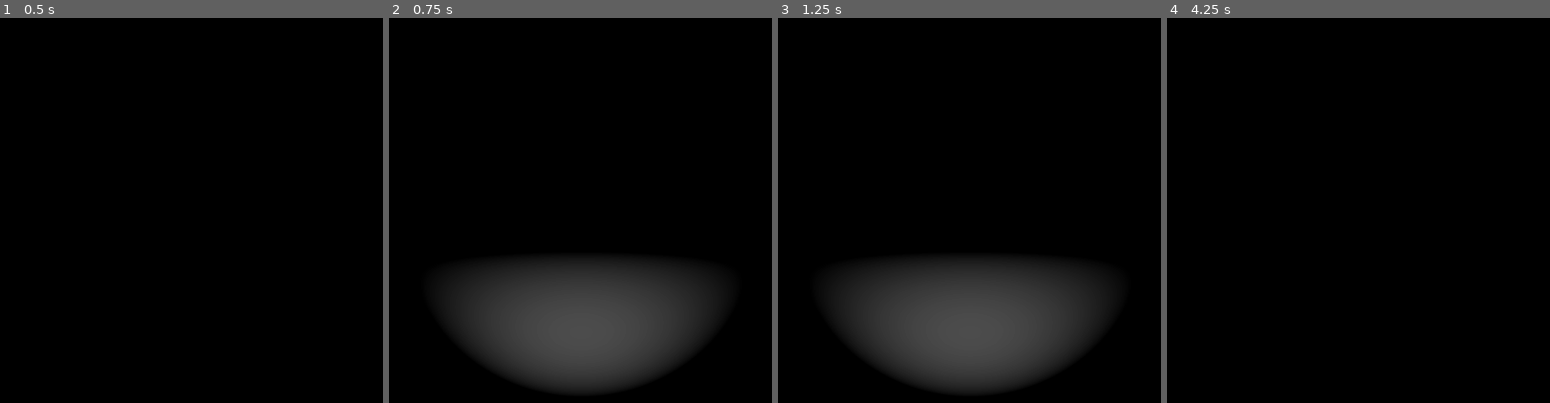
Above: before the commit, frames 1-4 (left to right).
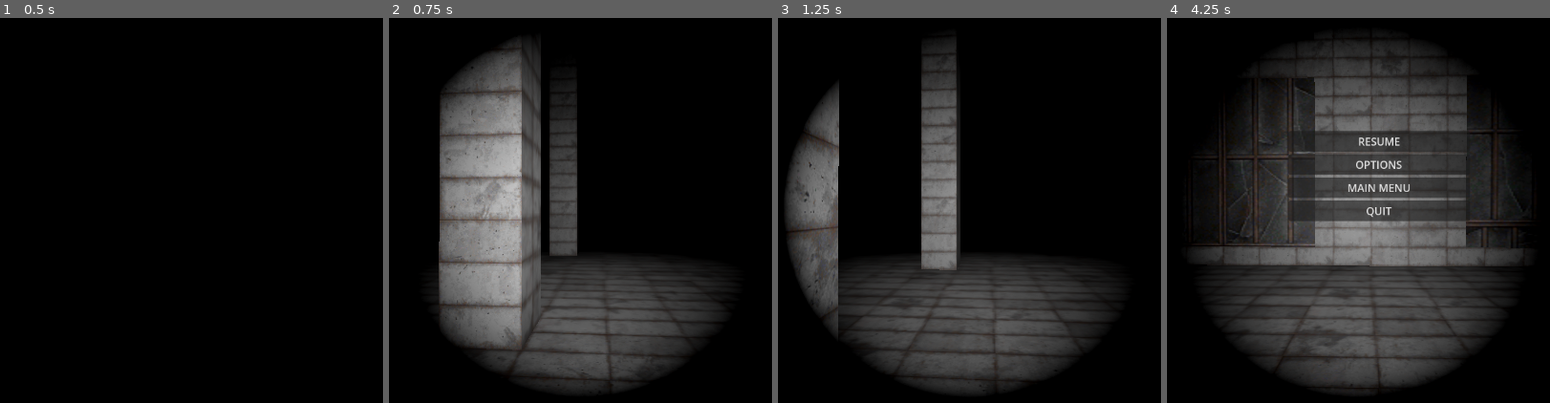
Above: after the commit, the same moments.

Repository: edclo74/The_Call
Game: Godot game, scene res://Scenes/player_movement.tscn
Same seed, same stepped clock (60 frames per second), same inputs: the game is played once before the commit and once after it. This scene is started directly instead of the project's main scene.
Inputs (mouse positions are in pixels of both pictures, inside the frame that each line leads up to):
- Up to frame 1 (0.5 s): no input
- Up to frame 2 (0.75 s): tap Enter at 0.5 s; move the mouse to (622, 210) at 0.52 s; hold W (move_forward) from 0.53 s (still down); tap F (flashlight) at 0.6 s
- Up to frame 3 (1.25 s): keep holding W (move_forward)
- Up to frame 4 (4.25 s): keep holding W (move_forward); move the mouse to (1320, 210) at 1.27 s; tap Shift (move_sprint) at 1.35, 2.85 s; move the mouse to (1377, 202) at 2.02 s; tap F (flashlight) at 2.1, 3.6 s; tap Space at 2.75 s; move the mouse to (1350, 218) at 2.77 s; tap Enter at 3.5 s; move the mouse to (1415, 214) at 3.52 s; tap Escape (pause_menu, bound only after the commit) at 4.15 s

Frame 1 is identical in both runs. In frame 2, 22% of the frame differs, in the area x 12-74%, y 5-96%; in frame 3, 12%; in frame 4, 55%, in the area x 6-94%, y 5-98%.

Commit message:
Added a map and early development of a game menu

Diff:
--- /dev/null
+++ b/Scenes/PlayerController.tscn
@@ -0,0 +1,40 @@
+[gd_scene format=3 uid="uid://di7i10565cjnc"]
+
+[ext_resource type="Script" uid="uid://vsk426dhulub" path="res://character_body_3d.gd" id="1_eplni"]
+[ext_resource type="Script" uid="uid://6bsvigauc3dq" path="res://Scenes/spot_light_3d.gd" id="2_crrsd"]
+[ext_resource type="PackedScene" uid="uid://d1m5agl1nhlaf" path="res://pause_menu.tscn" id="2_rrwoe"]
+
+[sub_resource type="CapsuleMesh" id="CapsuleMesh_b052v"]
+
+[sub_resource type="CapsuleShape3D" id="CapsuleShape3D_k0mwo"]
+
+[node name="CharacterBody3D" type="CharacterBody3D" unique_id=1351378724]
+script = ExtResource("1_eplni")
+
+[node name="PauseMenu" parent="." unique_id=234391712 instance=ExtResource("2_rrwoe")]
+mouse_filter = 2
+
+[node name="Camera3D" type="Camera3D" parent="." unique_id=634130509]
+transform = Transform3D(-0.99650747, 0, -0.08350402, 0, 1, 0, 0.08350402, 0, -0.99650747, 0, 0.59604347, 0.5718729)
+
+[node name="MeshInstance3D" type="MeshInstance3D" parent="." unique_id=1920706158]
+transform = Transform3D(1, 0, 0, 0, 1, 0, 0, 0, 1, -0.00010415912, -0.004111767, 0.0047706366)
+mesh = SubResource("CapsuleMesh_b052v")
+
+[node name="CollisionShape3D" type="CollisionShape3D" parent="." unique_id=1954298449]
+shape = SubResource("CapsuleShape3D_k0mwo")
+
+[node name="Hand" type="Node3D" parent="." unique_id=77465561]
+transform = Transform3D(0.99999994, 0, -7.450581e-09, 0, 1, 0, 7.450581e-09, 0, 0.99999994, 0, 0, 5.9604645e-08)
+
+[node name="SpotLight3D" type="SpotLight3D" parent="Hand" unique_id=303831906]
+transform = Transform3D(-0.99772215, 0, -0.06745812, 0, 1, 0, 0.06745812, 0, -0.99772215, -0.60801363, 0, 0.6394844)
+light_energy = 3.376
+spot_range = 12.895
+spot_angle = 33.897423
+script = ExtResource("2_crrsd")
+
+[node name="SeeCast" type="RayCast3D" parent="." unique_id=838013699]
+unique_name_in_owner = true
+transform = Transform3D(1, 0, 0, 0, 1, 0, 0, 0, 1.1913555, 0, 0.6, 0)
+target_position = Vector3(0, 0, 1.775)
--- a/Scenes/player_movement.tscn
+++ b/Scenes/player_movement.tscn
@@ -1,7 +1,7 @@
 [gd_scene format=3 uid="uid://cduw6k1jytffx"]
 
-[ext_resource type="Script" uid="uid://6bsvigauc3dq" path="res://Scenes/spot_light_3d.gd" id="2_4nywd"]
-[ext_resource type="Script" uid="uid://vsk426dhulub" path="res://character_body_3d.gd" id="2_b052v"]
+[ext_resource type="PackedScene" uid="uid://di7i10565cjnc" path="res://Scenes/PlayerController.tscn" id="1_yrei1"]
+[ext_resource type="PackedScene" uid="uid://dv5d37xbrv02g" path="res://Hall.glb" id="2_4nywd"]
 
 [sub_resource type="ProceduralSkyMaterial" id="ProceduralSkyMaterial_yrei1"]
 sky_horizon_color = Color(0.66224277, 0.6717428, 0.6867428, 1)
@@ -19,10 +19,6 @@
 tonemap_mode = 2
 glow_enabled = true
 
-[sub_resource type="CapsuleMesh" id="CapsuleMesh_b052v"]
-
-[sub_resource type="CapsuleShape3D" id="CapsuleShape3D_k0mwo"]
-
 [sub_resource type="BoxMesh" id="BoxMesh_k0mwo"]
 size = Vector3(36.11, 1, 33.16)
 
@@ -38,37 +34,11 @@
 [node name="WorldEnvironment" type="WorldEnvironment" parent="." unique_id=1308356630]
 environment = SubResource("Environment_dfbmq")
 
-[node name="CharacterBody3D" type="CharacterBody3D" parent="." unique_id=15348134]
+[node name="CharacterBody3D" parent="." unique_id=1351378724 instance=ExtResource("1_yrei1")]
 transform = Transform3D(1, 0, 0, 0, 1, 0, 0, 0, 1, -4.9633427, 0, 0)
-script = ExtResource("2_b052v")
-
-[node name="Camera3D" type="Camera3D" parent="CharacterBody3D" unique_id=1714521243]
-transform = Transform3D(-0.99650747, 0, -0.08350402, 0, 1, 0, 0.08350402, 0, -0.99650747, 0, 0.59604347, 0.5718729)
-
-[node name="MeshInstance3D" type="MeshInstance3D" parent="CharacterBody3D" unique_id=20518684]
-transform = Transform3D(1, 0, 0, 0, 1, 0, 0, 0, 1, -0.00010415912, -0.004111767, 0.0047706366)
-mesh = SubResource("CapsuleMesh_b052v")
-
-[node name="CollisionShape3D" type="CollisionShape3D" parent="CharacterBody3D" unique_id=795910371]
-shape = SubResource("CapsuleShape3D_k0mwo")
-
-[node name="Hand" type="Node3D" parent="CharacterBody3D" unique_id=1351255725]
-transform = Transform3D(0.99999994, 0, -7.450581e-09, 0, 1, 0, 7.450581e-09, 0, 0.99999994, 0, 0, 5.9604645e-08)
-
-[node name="SpotLight3D" type="SpotLight3D" parent="CharacterBody3D/Hand" unique_id=1634954278]
-transform = Transform3D(-0.99772215, 0, -0.06745812, 0, 1, 0, 0.06745812, 0, -0.99772215, -0.60801363, 0, 0.6394844)
-light_energy = 3.376
-spot_range = 12.895
-spot_angle = 33.897423
-script = ExtResource("2_4nywd")
-
-[node name="SeeCast" type="RayCast3D" parent="CharacterBody3D" unique_id=1314134002]
-unique_name_in_owner = true
-transform = Transform3D(1, 0, 0, 0, 1, 0, 0, 0, 1.1913555, 0, 0.6, 0)
-target_position = Vector3(0, 0, 1.775)
 
 [node name="floor" type="MeshInstance3D" parent="." unique_id=344129153]
-transform = Transform3D(1.2950001, 2.2128006e-09, -1.3969839e-09, -1.283297e-09, 1.295, 0, -2.3283064e-10, 4.656613e-10, 1.2950001, 0.23372316, -1.7025725, -0.023921013)
+transform = Transform3D(1.2950001, 2.2128006e-09, -1.3969839e-09, -1.283297e-09, 1.295, 0, -2.3283064e-10, 4.656613e-10, 1.2950001, 0.23372316, -42.12752, -0.023921013)
 mesh = SubResource("BoxMesh_k0mwo")
 
 [node name="StaticBody3D" type="StaticBody3D" parent="floor" unique_id=223803063]
@@ -93,3 +63,6 @@
 
 [node name="CollisionShape3D" type="CollisionShape3D" parent="paper" unique_id=2061727692]
 shape = SubResource("CylinderShape3D_dfbmq")
+
+[node name="Anvil_Export_Temp" parent="." unique_id=1698743409 instance=ExtResource("2_4nywd")]
+transform = Transform3D(0.9932802, 0, -0.115734644, 0, 1, 0, 0.115734644, 0, 0.9932802, -17.068829, -2.5352488, -9.210299)
--- a/character_body_3d.gd
+++ b/character_body_3d.gd
@@ -1,15 +1,19 @@
 extends CharacterBody3D
 var player_view
-@export var speed = 5
+@export var speed : float = 5
 @export var fall_acceleration = 75
 @onready var camera = $Camera3D
 @onready var hand = $Hand
 @onready var flashlight = $Hand/SpotLight3D
 var sprint_speed = 2
 var mouse_sensitivity = 0.002
+@onready var menu_instance = $PauseMenu
+
+
 
 var camera_x_rotation = 0.0
 var target_velocity = Vector3.ZERO
+
 func _unhandled_input(event):
 	if event is InputEventMouseMotion and Input.get_mouse_mode() == Input.MOUSE_MODE_CAPTURED:
 		# Rotate body horizontally, camera vertically
@@ -18,11 +22,17 @@
 		camera_x_rotation -= event.relative.y * mouse_sensitivity
 		camera_x_rotation = clamp(camera_x_rotation, deg_to_rad(-70), deg_to_rad(80))
 		camera.rotation.x = camera_x_rotation
+
 func _ready():
 	Input.set_mouse_mode(Input.MOUSE_MODE_CAPTURED)
+	menu_instance.hide()
 
 func _process(delta):
 	hand.rotation.y = camera_x_rotation
+	if Input.is_action_just_pressed("pause_menu"):
+		menu_instance.show()
+	#
+
 func _physics_process(delta):
 
 
@@ -43,6 +53,7 @@
 		direction = direction.normalized()
 		direction = basis * direction
 		if Input.is_action_pressed("move_sprint"):
+
 			direction *= sprint_speed
 
 	target_velocity.x = direction.x * speed
@@ -52,3 +63,7 @@
 		target_velocity.y = target_velocity.y - (fall_acceleration * delta)
 	velocity = target_velocity
 	move_and_slide()
+func toggle_menu():
+	Input.set_mouse_mode(Input.MOUSE_MODE_VISIBLE)
+	pass
+	menu_instance.visible = !menu_instance.visible
--- /dev/null
+++ b/control.gd
@@ -0,0 +1,20 @@
+extends Control
+
+
+
+
+
+func _on_resume_pressed() -> void:
+	pass # Replace with function body.
+
+
+func _on_options_pressed() -> void:
+	pass # Replace with function body.
+
+
+func _on_main_menu_pressed() -> void:
+#get_tree().change_scene_to_file()
+	pass
+
+func _on_quit_pressed() -> void:
+	pass
--- /dev/null
+++ b/pause_menu.tscn
@@ -0,0 +1,41 @@
+[gd_scene format=3 uid="uid://d1m5agl1nhlaf"]
+
+[ext_resource type="Script" uid="uid://bada3a4ttr3sv" path="res://control.gd" id="1_hdmo1"]
+
+[node name="Control" type="Control" unique_id=234391712]
+layout_mode = 3
+anchors_preset = 15
+anchor_right = 1.0
+anchor_bottom = 1.0
+grow_horizontal = 2
+grow_vertical = 2
+mouse_filter = 2
+script = ExtResource("1_hdmo1")
+
+[node name="pause_menu_box" type="VBoxContainer" parent="." unique_id=476150754]
+layout_mode = 0
+offset_left = 469.0
+offset_top = 204.0
+offset_right = 743.0
+offset_bottom = 461.0
+
+[node name="resume" type="Button" parent="pause_menu_box" unique_id=1173198314]
+layout_mode = 2
+text = "RESUME"
+
+[node name="options" type="Button" parent="pause_menu_box" unique_id=1024814017]
+layout_mode = 2
+text = "OPTIONS"
+
+[node name="main_menu" type="Button" parent="pause_menu_box" unique_id=1516160757]
+layout_mode = 2
+text = "MAIN MENU"
+
+[node name="quit" type="Button" parent="pause_menu_box" unique_id=413096846]
+layout_mode = 2
+text = "QUIT"
+
+[connection signal="pressed" from="pause_menu_box/resume" to="." method="_on_resume_pressed"]
+[connection signal="pressed" from="pause_menu_box/options" to="." method="_on_options_pressed"]
+[connection signal="pressed" from="pause_menu_box/main_menu" to="." method="_on_main_menu_pressed"]
+[connection signal="pressed" from="pause_menu_box/quit" to="." method="_on_quit_pressed"]
--- a/project.godot
+++ b/project.godot
@@ -47,6 +47,11 @@
 "events": [Object(InputEventKey,"resource_local_to_scene":false,"resource_name":"","device":-1,"window_id":0,"alt_press …(192 unchanged characters)…
 ]
 }
+pause_menu={
+"deadzone": 0.2,
+"events": [Object(InputEventKey,"resource_local_to_scene":false,"resource_name":"","device":-1,"window_id":0,"alt_pressed":false,"shift_pressed":false,"ctrl_pressed":false,"meta_pressed":false,"pressed":false,"keycode":0,"physical_keycode":4194305,"key_label":0,"unicode":0,"location":0,"echo":false,"script":null)
+]
+}
 
 [physics]
 
Binary file added: Hall.glb
Not shown, added: Hall.glb.import
Binary file added: Hall_ind_w01_grey2.png
Not shown, added: Hall_ind_w01_grey2.png.import
Binary file added: Hall_ind_w02_grey2.png
Not shown, added: Hall_ind_w02_grey2.png.import
Binary file added: Hall_ind_win1_blk1c.png
Not shown, added: Hall_ind_win1_blk1c.png.import
Not shown, added: control.gd.uid
